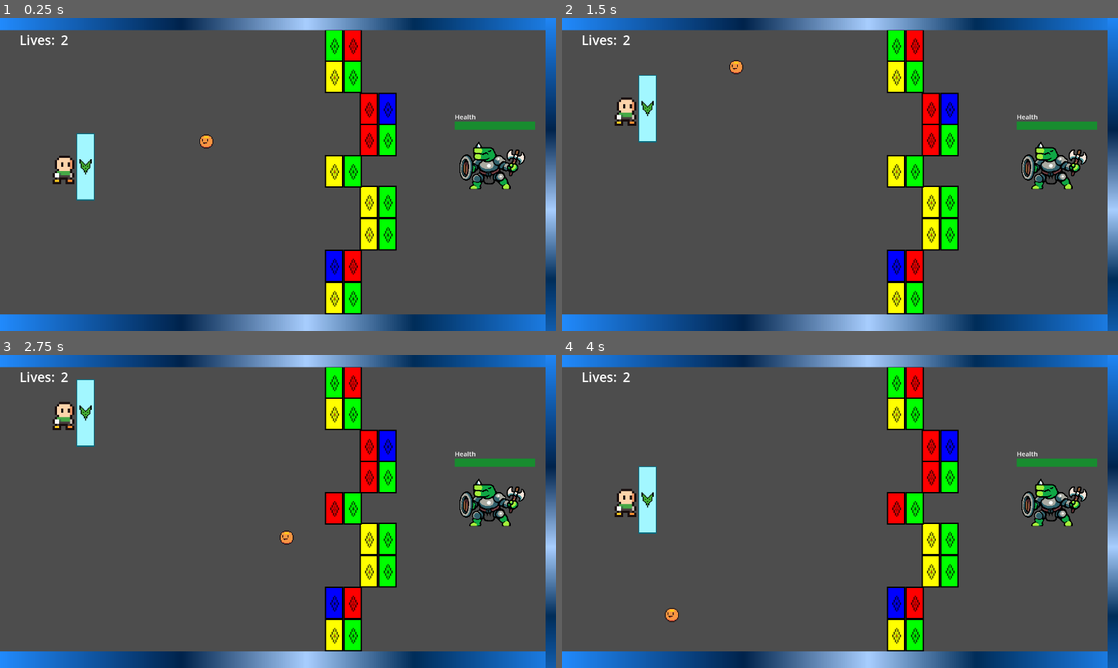
Above: before the commit, frames 1-4 (two rows, left to right).
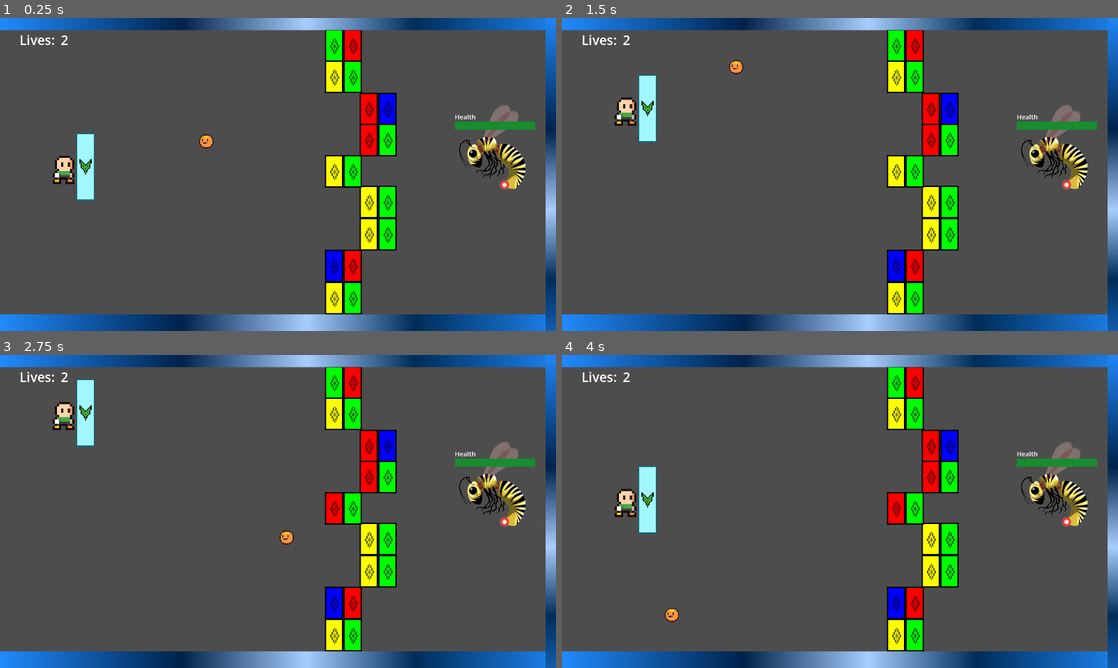
Above: after the commit, the same moments.

Repository: PoweredDevState/MindOverClutter
Game: Godot game, scene res://Scenes/Levels/level_2.tscn
The game is run twice, just before and just after one commit, with the same random seed, the same clock (stepped at 60 frames per second) and the same inputs. This scene is started directly instead of the project's main scene.
Inputs:
- Up to frame 1 (0.25 s): no input
- Up to frame 2 (1.5 s): hold W (move_up) 0.53-1.28 s; hold S (move_down) from 1.28 s (still down)
- Up to frame 3 (2.75 s): release S (move_down) at 2.03 s; hold W (move_up) from 2.03 s (still down)
- Up to frame 4 (4 s): release W (move_up) at 3.53 s; hold S (move_down) from 3.53 s (still down)

The runs differ from the first frame. In frame 1, 1.6% of the frame differs, in the area x 82-95%, y 27-55%; in frame 2, 1.6%; in frame 3, 1.6%; in frame 4, 1.6%.

Commit message:
Implemented new sprites

Diff:
--- a/Enemy Resources/Boar_Enemy.tres
+++ /dev/null
@@ -1,12 +0,0 @@
-[gd_resource type="Resource" script_class="EnemyResource" load_steps=4 format=3 uid="uid://bxymfrcrjydn0"]
-
-[ext_resource type="Script" path="res://Enemy Resources/enemy_resource.gd" id="1_le5io"]
-[ext_resource type="PackedScene" uid="uid://sktcfc55oy1h" path="res://Scenes/enemy_attack.tscn" id="1_unays"]
-[ext_resource type="Texture2D" uid="uid://ci7ngm5rjd14v" path="res://Assets/Enemy Sprites/Boar.png" id="3_o0t61"]
-
-[resource]
-script = ExtResource("1_le5io")
-sprite = ExtResource("3_o0t61")
-attackScene = ExtResource("1_unays")
-maxHealth = 5
-spriteScale = 1.0
--- a/Enemy Resources/Reptile_Enemy.tres
+++ /dev/null
@@ -1,12 +0,0 @@
-[gd_resource type="Resource" script_class="EnemyResource" load_steps=4 format=3 uid="uid://dhkpnc3rvydy0"]
-
-[ext_resource type="Script" path="res://Enemy Resources/enemy_resource.gd" id="1_olv5h"]
-[ext_resource type="PackedScene" uid="uid://sktcfc55oy1h" path="res://Scenes/enemy_attack.tscn" id="1_ovsn1"]
-[ext_resource type="Texture2D" uid="uid://cftplikp3pxl3" path="res://Assets/Enemy Sprites/Reptile.png" id="3_te0j4"]
-
-[resource]
-script = ExtResource("1_olv5h")
-sprite = ExtResource("3_te0j4")
-attackScene = ExtResource("1_ovsn1")
-maxHealth = 3
-spriteScale = 1.0
--- /dev/null
+++ b/Enemy Resources/Wasp_Enemy.tres
@@ -0,0 +1,12 @@
+[gd_resource type="Resource" script_class="EnemyResource" load_steps=4 format=3 uid="uid://dnueki78qi3pc"]
+
+[ext_resource type="PackedScene" uid="uid://sktcfc55oy1h" path="res://Scenes/enemy_attack.tscn" id="1_6qsx8"]
+[ext_resource type="Script" path="res://Enemy Resources/enemy_resource.gd" id="1_i3dh5"]
+[ext_resource type="Texture2D" uid="uid://cjxetrcwxvhko" path="res://Assets/Enemy Sprites/WASP_KING_parts_00000.png" id="3_mycr5"]
+
+[resource]
+script = ExtResource("1_i3dh5")
+sprite = ExtResource("3_mycr5")
+attackScene = ExtResource("1_6qsx8")
+maxHealth = 4
+spriteScale = 0.4
--- /dev/null
+++ b/Enemy Resources/Wolf_Enemy.tres
@@ -0,0 +1,12 @@
+[gd_resource type="Resource" script_class="EnemyResource" load_steps=4 format=3 uid="uid://db0b3646m46lj"]
+
+[ext_resource type="Script" path="res://Enemy Resources/enemy_resource.gd" id="1_lteaq"]
+[ext_resource type="PackedScene" uid="uid://sktcfc55oy1h" path="res://Scenes/enemy_attack.tscn" id="1_o4ge7"]
+[ext_resource type="Texture2D" uid="uid://byhtq0koawrfe" path="res://Assets/Enemy Sprites/__Wolf_Attack_000.png" id="3_the0q"]
+
+[resource]
+script = ExtResource("1_lteaq")
+sprite = ExtResource("3_the0q")
+attackScene = ExtResource("1_o4ge7")
+maxHealth = 5
+spriteScale = 0.4
--- a/Scenes/Levels/level_2.tscn
+++ b/Scenes/Levels/level_2.tscn
@@ -5,10 +5,10 @@
 [ext_resource type="PackedScene" uid="uid://cntjt1pdekdqo" path="res://Scenes/player.tscn" id="7_omncg"]
 [ext_resource type="PackedScene" uid="uid://dyl4too4a36xg" path="res://Scenes/block.tscn" id="8_fijs6"]
 [ext_resource type="PackedScene" uid="uid://0yu2fk7k4osc" path="res://Scenes/static_border_2d.tscn" id="9_ckv61"]
+[ext_resource type="Resource" uid="uid://dnueki78qi3pc" path="res://Enemy Resources/Wasp_Enemy.tres" id="9_jfuot"]
 [ext_resource type="Script" path="res://Scripts/player_ui.gd" id="10_32ss8"]
 [ext_resource type="PackedScene" uid="uid://brjab31847bob" path="res://Scenes/shield_icon.tscn" id="11_utakj"]
 [ext_resource type="PackedScene" uid="uid://c71me4vbd2lju" path="res://Scenes/enemy.tscn" id="12_8k8vf"]
-[ext_resource type="Resource" uid="uid://dhkpnc3rvydy0" path="res://Enemy Resources/Reptile_Enemy.tres" id="13_q0xam"]
 
 [sub_resource type="RectangleShape2D" id="RectangleShape2D_xuxqu"]
 size = Vector2(39, 660)
@@ -175,7 +175,7 @@
 
 [node name="Enemy" parent="." instance=ExtResource("12_8k8vf")]
 position = Vector2(1134, 340)
-enemyResource = ExtResource("13_q0xam")
+enemyResource = ExtResource("9_jfuot")
 
 [node name="StartAttackMark" type="Node2D" parent="."]
 position = Vector2(160, 43)
--- a/Scenes/Levels/level_3.tscn
+++ b/Scenes/Levels/level_3.tscn
@@ -8,7 +8,7 @@
 [ext_resource type="PackedScene" uid="uid://dyl4too4a36xg" path="res://Scenes/block.tscn" id="6_bhkjc"]
 [ext_resource type="PackedScene" uid="uid://0yu2fk7k4osc" path="res://Scenes/static_border_2d.tscn" id="7_3g46t"]
 [ext_resource type="PackedScene" uid="uid://c71me4vbd2lju" path="res://Scenes/enemy.tscn" id="8_t6ocl"]
-[ext_resource type="Resource" uid="uid://bxymfrcrjydn0" path="res://Enemy Resources/Boar_Enemy.tres" id="9_dk4dd"]
+[ext_resource type="Resource" uid="uid://db0b3646m46lj" path="res://Enemy Resources/Wolf_Enemy.tres" id="9_xxakk"]
 
 [sub_resource type="RectangleShape2D" id="RectangleShape2D_xuxqu"]
 size = Vector2(39, 660)
@@ -205,7 +205,7 @@
 
 [node name="Enemy" parent="." instance=ExtResource("8_t6ocl")]
 position = Vector2(1134, 340)
-enemyResource = ExtResource("9_dk4dd")
+enemyResource = ExtResource("9_xxakk")
 
 [node name="StartAttackMark" type="Node2D" parent="."]
 position = Vector2(160, 43)
--- a/Scenes/Menus/credits_scene.tscn
+++ b/Scenes/Menus/credits_scene.tscn
@@ -64,10 +64,11 @@
 text = "This game was made by Jonathan Dervin
 Sprites Used:
 - Player and Ball Sprites made by GrafxKid on OpenGameArt
-- Enemy sprites are from a Zenva Academy course: Build a Micro Turn-Based RPG with Godot 4 by Daniel Buckley
 - Dragon Sprite made by Chibizilla on OpenGameArt
 - Snake Sprite made by j0j0n4th4n on OpenGameArt
-- Attack Sprite made by den_yes on OpenGameArt
+- Wasp Sprite made by Tiamalt on OpenGameArt
+- Wolf Sprite made by Segel on OpenGameArt
+- Attack Animation made by den_yes on OpenGameArt
 - Shield Sprite made by BizmasterStudios on OpenGameArt
 - Paddle, Block, and Attack Indicator Sprites made by me"
 label_settings = SubResource("LabelSettings_mkh6k")
Binary file removed: Assets/Enemy Sprites/Boar.png
Not shown, removed: Assets/Enemy Sprites/Boar.png.import
Binary file removed: Assets/Enemy Sprites/Dragon.png
Binary file removed: Assets/Enemy Sprites/Reptile.png
Not shown, removed: Assets/Enemy Sprites/Reptile.png.import
Binary file removed: Assets/Enemy Sprites/Snake.png
Binary file added: Assets/Enemy Sprites/WASP_KING_parts_00000.png
Not shown, changed: Assets/Enemy Sprites/WASP_KING_parts_00000.png.import
Binary file added: Assets/Enemy Sprites/__Wolf_Attack_000.png
Not shown, changed: Assets/Enemy Sprites/__Wolf_Attack_000.png.import
